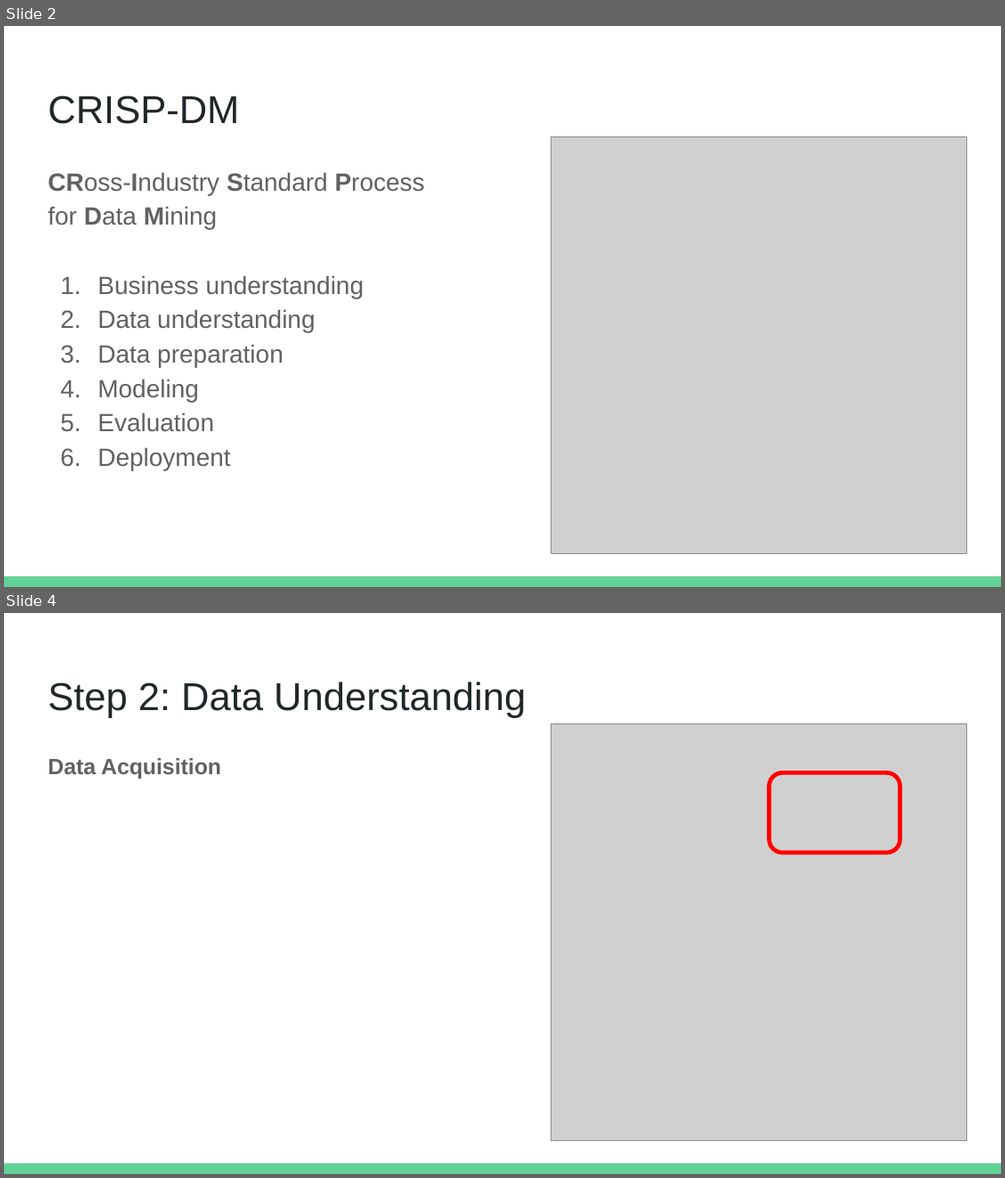
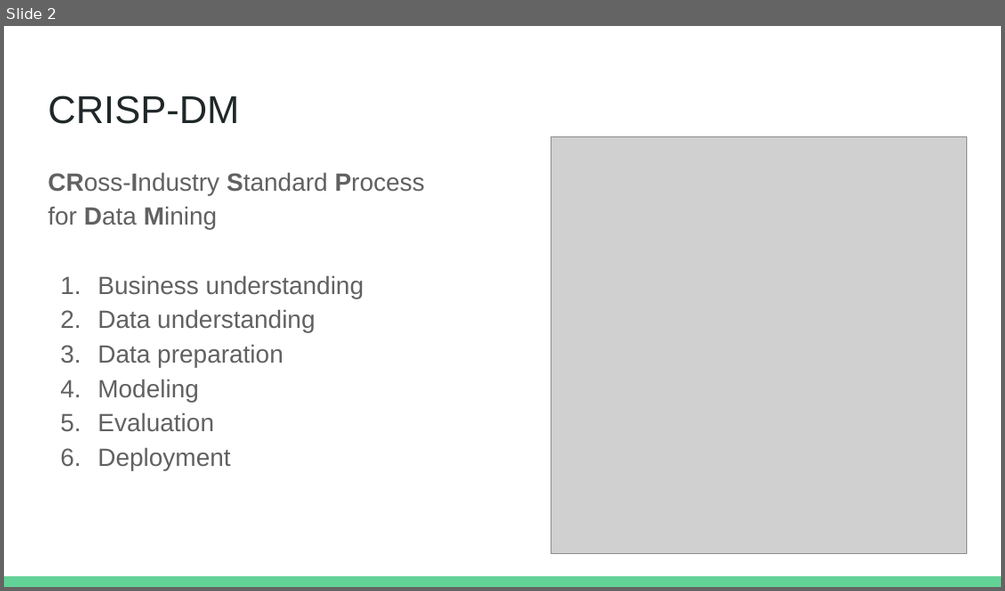
Before and after one commit to AshleyWWW/qhacks2019, a slide deck: Our Presentation.pptx. Shown one above the other, each under a label of ours: slides 2 and 4 before the commit, slide 2 after it; the slides between them are not shown. The pictures are 1005x1178 and 1005x591 pixels, drawn with LibreOffice and Linux fonts; fonts in the diff are those of the drawing; grey boxes stand for pictures. Boxes give left, top, right and bottom in pixels: in the first picture for what was removed or moved away, otherwise in the second. Text is boxed around its words. In the diff, an @@ line names an element or a change of style, - is before the commit and + after.

```diff
--- a/Our Presentation.pptx
+++ b/Our Presentation.pptx
@@ slide 4 removed at [4,613,1001,1174], background #FFFFFF; not listed: 1 template element that a slide beside it also shows @@
@@ title removed at [48,682,526,718] @@
-Step 2: Data Understanding
@@ picture removed at [551,723,967,1140] @@
@@ text removed at [48,758,221,779] @@
-Data Acquisition
@@ rounded rectangle removed at [769,772,899,852] @@
```
Also in this commit, not shown: 6 slides changed, 2 other slides removed.
